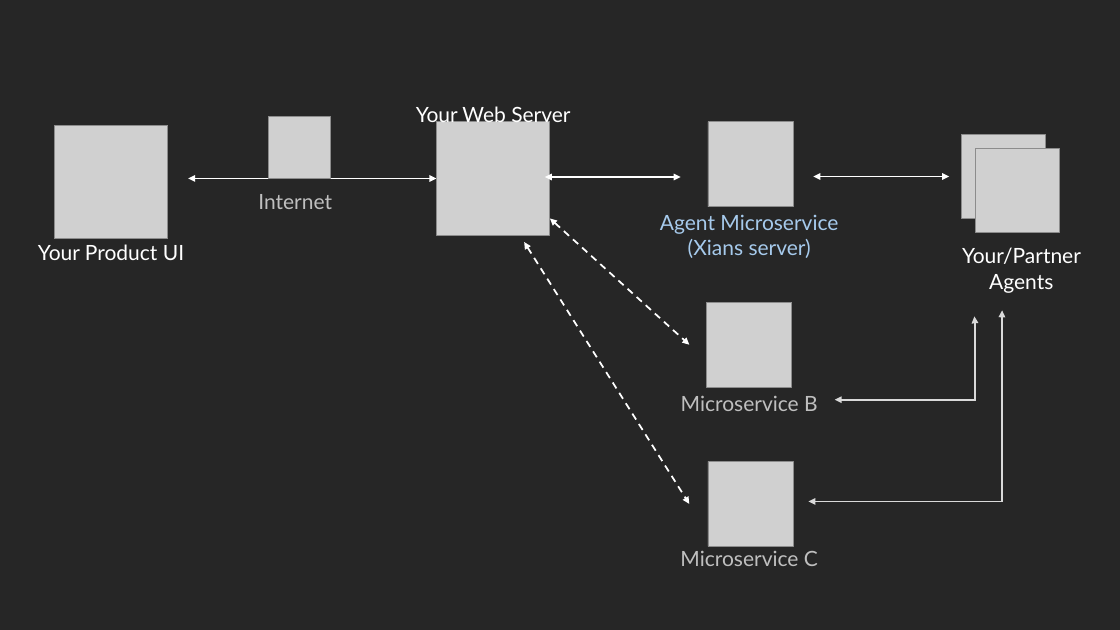
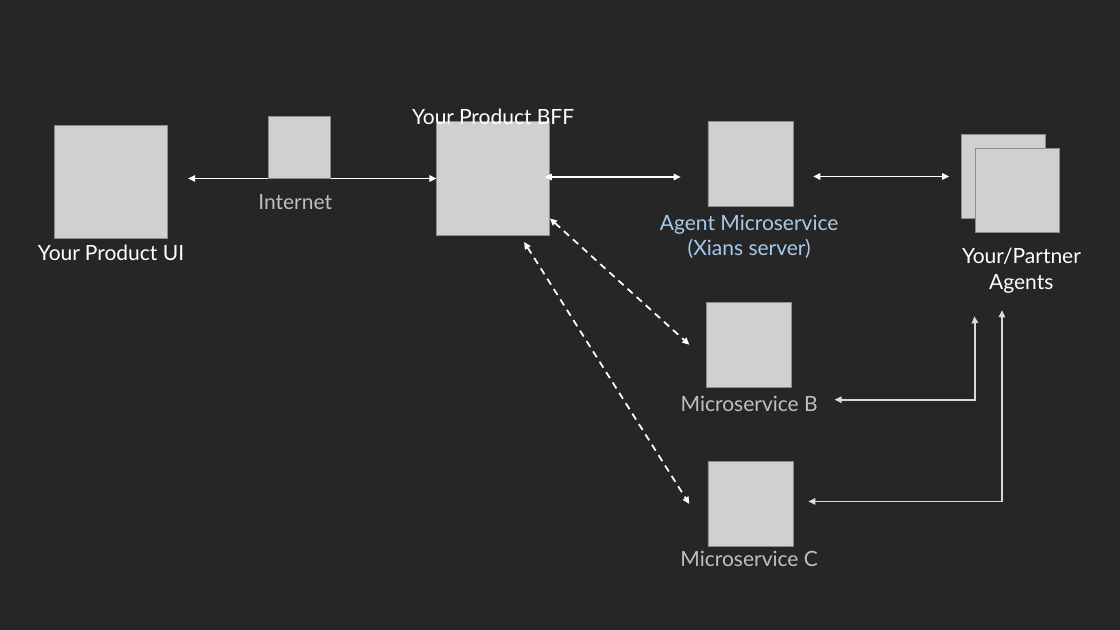
Before and after one commit to XiansAiPlatform/XiansAi.Docs, a slide deck: slide 1 of docs/assets/illustrations.pptx. Drawn at 1120x630 pixels with LibreOffice and Linux fonts; fonts in the diff are those of the drawing; grey boxes stand for pictures. Boxes give left, top, right and bottom in pixels: in the first picture for what was removed or moved away, otherwise in the second. Text is boxed around its words. In the diff, an @@ line names an element or a change of style, - is before the commit and + after.

```diff
--- a/docs/assets/illustrations.pptx
+++ b/docs/assets/illustrations.pptx
@@ text at bbox=[412, 106, 574, 129]: text changed @@
-Your Web Server
+Your Product BFF
```
Also in this commit, not shown: 1 other slide changed, 16 other files.
